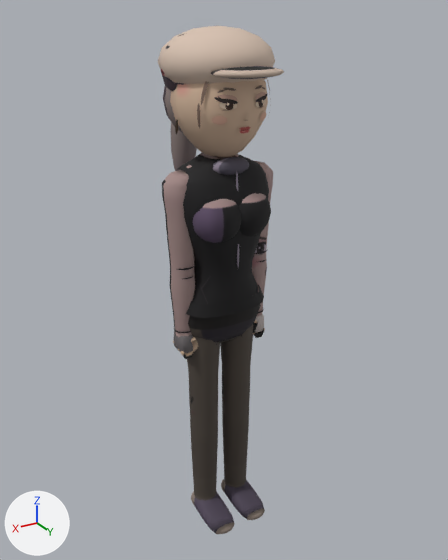
An edit to the glTF model assets/roster/models/marina_a.glb, drawn before and after from the same camera.
Before and after are seen from a 50 mm lens placed at (1.087, 1.843, 1.963), pointed at (-0.041, -0.037, 1.023). Arrows for +X, +Y and +Z are at lower left; the lights stay in place. The picture after the commit comes second. Vertices at exactly the same position are counted once.

The first picture shows 'Body'.
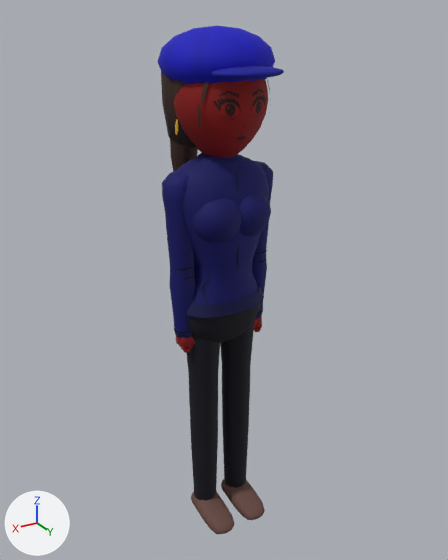
The change, as a diff of the scene's bpy script:
```diff
--- a/assets/roster/models/marina_a.glb.py
+++ b/assets/roster/models/marina_a.glb.py
@@ me_mesh_0 @@
 # used by ob_body; location = (0.0, 0.0, 0.0)
-me_mesh_0.from_pydata(...)  # 5716 vertices, 10324 faces; spans x -0.22..0.22, y -0.31..0.26, z -0.01..1.93
+me_mesh_0.from_pydata(...)  # 4340 vertices, 8084 faces; spans x -0.22..0.22, y -0.31..0.26, z -0.01..1.93
+# me_mesh_0 part 1: 28 loose pieces with 1204 vertices, spanning x -0.1..0.1, y 0.14..0.17, z 1.61..1.75, are deleted
+# me_mesh_0 part 2: 133 vertices moved from x -0.16..0.16, y -0.31..0.16, z 1.36..1.87 to x -0.16..0.16, y -0.31..0.16, z 1.32..1.87; 713 vertices removed from x -0.16..0.16, y -0.21..0.17, z 1.46..1.92; 545 vertices added at x -0.16..0.16, y -0.21..0.16, z 1.47..1.92
+# me_mesh_0 part 3: 110 vertices moved from x -0.19..0.19, y -0.04..0.04, z 0.78..0.87 to x -0.18..0.18, y -0.03..0.03, z 0.8..0.87; 435 vertices removed from x -0.19..0.19, y -0.04..0.05, z 0.77..0.88; 431 vertices added at x -0.19..0.19, y -0.03..0.04, z 0.8..0.89
+# me_mesh_0 part 4: 5635 kept faces spanning x -0.22..0.22, y -0.31..0.26, z -0.01..1.93 get new vertex colours
 me_mesh_0.materials.append(mat_material_0)
```

Boxes (x1, y1, x2, y2) around the edits, measured in the pictures (448 x 560 px; the box of a moved part takes in the faces that stretch with it):
part 1 of me_mesh_0, deleted: before (215, 85, 267, 133)
part 2 of me_mesh_0, moved or reshaped: before (161, 72, 268, 175); after (161, 72, 268, 172)
part 3 of me_mesh_0, moved or reshaped: before (173, 314, 265, 382); after (173, 315, 262, 382)
part 4 of me_mesh_0, recoloured: (158, 26, 284, 534) in both
